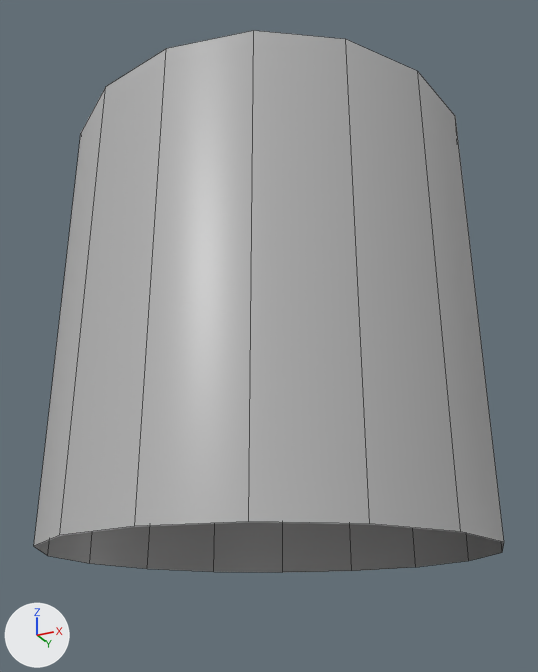
Renders of the FBX model Assets/Models/Rocket Tank.fbx from each side of a commit.
The view is the same before and after, from a 50 mm camera at (1.51, -3.05, -0.34) aimed at (0.0, -0.01, 1.03). Every picture has the same lights, and +X, +Y and +Z are marked at lower left. Mesh edges are drawn as thin lines. Where no turn or scale is listed for an object, it has been applied to the vertices.

Names of what the first picture shows: 'Rocket Tank'.
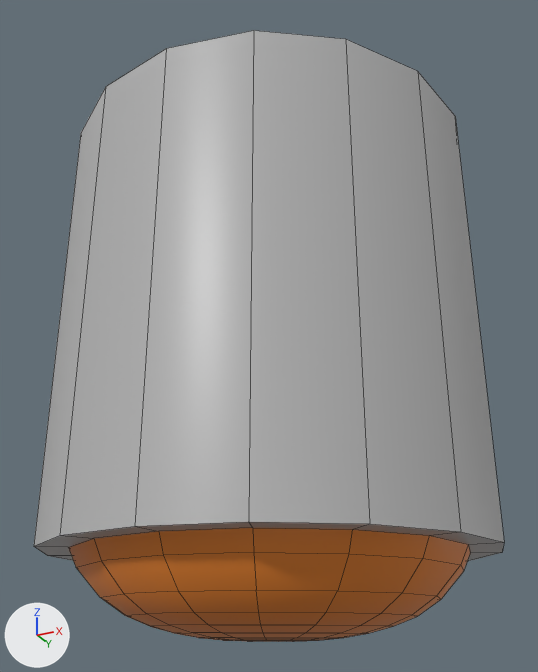
What the commit changed:
me_cylinder_001 is used by ob_rocket_tank; location (0.0, 0.0, 0.0).
me_cylinder_001 had 176 vertices, 161 faces and spanned x -1.0..1.0, y -1.0..1.0, z 0.0..2.35.
me_cylinder_001 now has 320 vertices, 306 faces and spans x -1.0..1.0, y -1.0..1.0, z -0.35..2.35.
Part 1, on me_cylinder_001:
144 vertices are added at x -0.86..0.86, y -0.86..0.86, z -0.35..0.0.
129 new faces join them, mat_inside (orange #e7842e).
16 new faces join them, mat_material (grey #b6b6b6).

Changed parts and their boxes [x1, y1, x2, y2] in the pictures (538 x 672 px):
'Rocket Tank', reshaped (13% taller)
    before: [34, 30, 504, 572]
    after: [34, 30, 504, 641]
part 1 of me_cylinder_001, added
    after: [34, 522, 504, 641]
